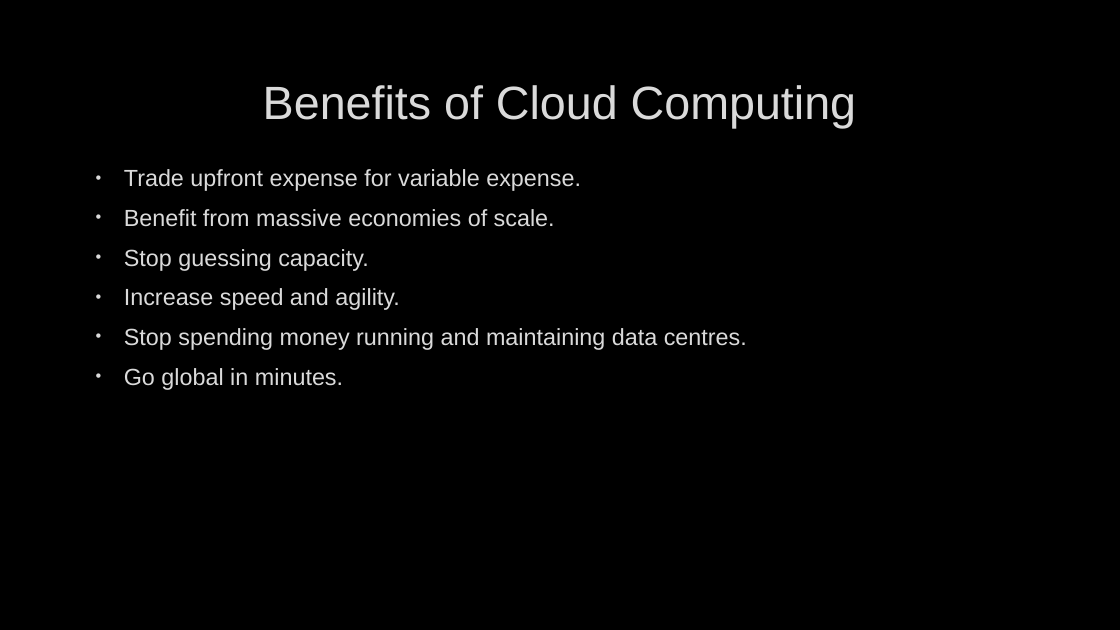
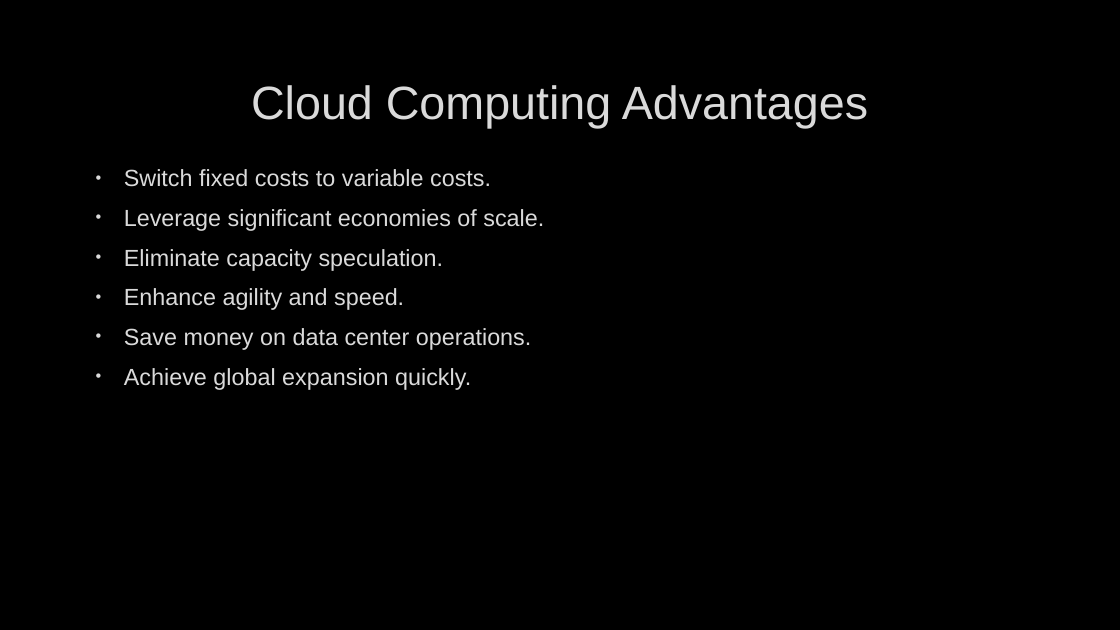
Before and after one commit to deveshbatra/genai_group1, a slide deck: slide 2 of GPTA4_tech.pptx. Drawn at 1120x630 pixels with LibreOffice and Linux fonts; fonts in the diff are those of the drawing; background and template pictures are left out. Boxes give left, top, right and bottom in pixels: in the first picture for what was removed or moved away, otherwise in the second. Text is boxed around its words. In the diff, an @@ line names an element or a change of style, - is before the commit and + after.

```diff
--- a/GPTA4_tech.pptx
+++ b/GPTA4_tech.pptx
@@ title at (251,85,868,128): text changed @@
-Benefits of Cloud Computing
+Cloud Computing Advantages
@@ text at (124,169,544,390): text changed @@
-• Trade upfront expense for variable expense.
-• Benefit from massive economies of scale.
-• Stop guessing capacity.
-• Increase speed and agility.
-• Stop spending money running and maintaining data centres.
-• Go global in minutes.
+• Switch fixed costs to variable costs.
+• Leverage significant economies of scale.
+• Eliminate capacity speculation.
+• Enhance agility and speed.
+• Save money on data center operations.
+• Achieve global expansion quickly.
```
Also in this commit, not shown: 13 other slides changed, 1 other file.
